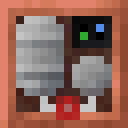
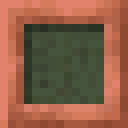
Two versions of the same layered image (128px x 128px). Layer-by-layer changes:
hid "Pasted Layer #2", painted on it over box(40, 16, 112, 112)
added layer "dark copy" (82%) above "Pasted Layer #3" over box(16, 16, 112, 120)
added layer "Pasted Layer #3" above "dark" over box(16, 16, 112, 112)
hid "dark" over box(8, 8, 120, 120)
hid "blank not", painted on it over box(8, 16, 112, 120)
hid "warning #3" over box(16, 16, 112, 96)
painted on "dark #1" over box(16, 16, 112, 112)
